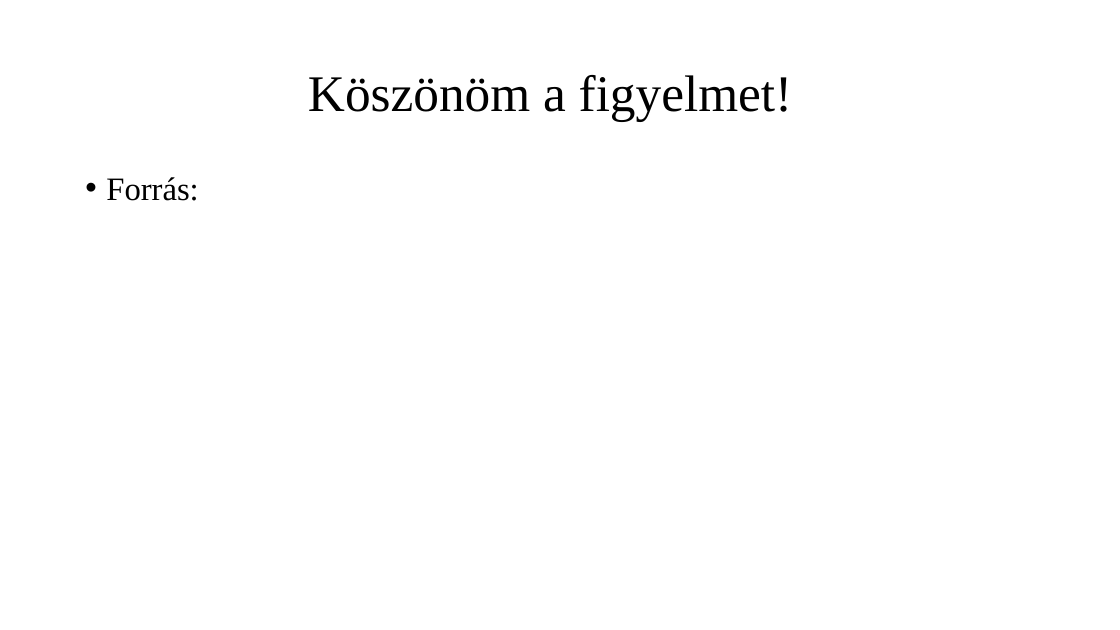
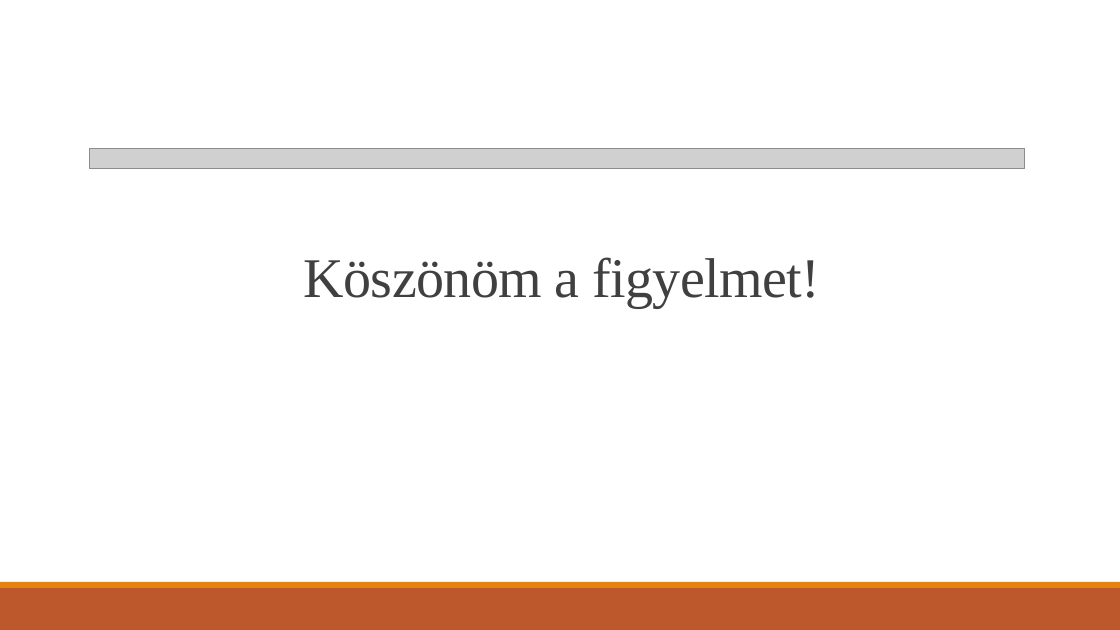
Before and after one commit to vargajanos/Paprika, a slide deck: slide 8 of Beadandó VJ.pptx (slide 12 before the commit). Drawn at 1120x630 pixels with LibreOffice and Linux fonts; fonts in the diff are those of the drawing; grey boxes stand for pictures. Boxes give left, top, right and bottom in pixels: in the first picture for what was removed or moved away, otherwise in the second. Text is boxed around its words. In the diff, an @@ line names an element or a change of style, - is before the commit and + after.

```diff
--- a/Beadandó VJ.pptx
+++ b/Beadandó VJ.pptx
@@ picture added at bbox=[89, 148, 1024, 168] @@
@@ text removed at bbox=[106, 177, 198, 201] @@
-• Forrás:
@@ line added from (110, 160) to (1026, 160), #808080 0.5 pt @@
@@ title "Köszönöm a figyelmet!": place and size @@
-title "Köszönöm a figyelmet!" at bbox=[308, 75, 793, 121]
+title "Köszönöm a figyelmet!" at bbox=[304, 257, 820, 307]
@@ title "Köszönöm a figyelmet!" at bbox=[304, 257, 820, 307]: size 44 to 48 pt, text colour #000000 to #404040, letter spacing 0 to -0.5 pt; alignment centre to left; line spacing 0.9 to 0.85; vertical alignment middle to bottom @@
@@ rectangle added at bbox=[0, 588, 1120, 630], fill #BD582C @@
@@ rectangle added at bbox=[0, 582, 1120, 588], fill #E48312 @@
```
Also in this commit, not shown: 1 other slide changed, 7 slides added, 10 slides removed.
